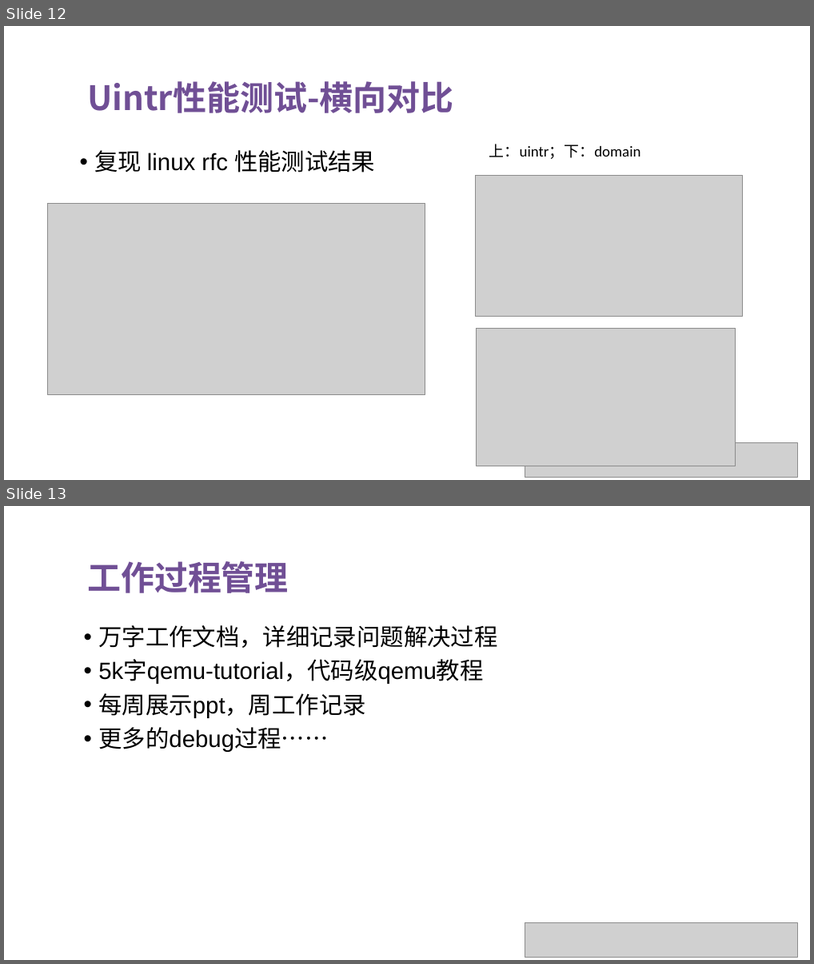
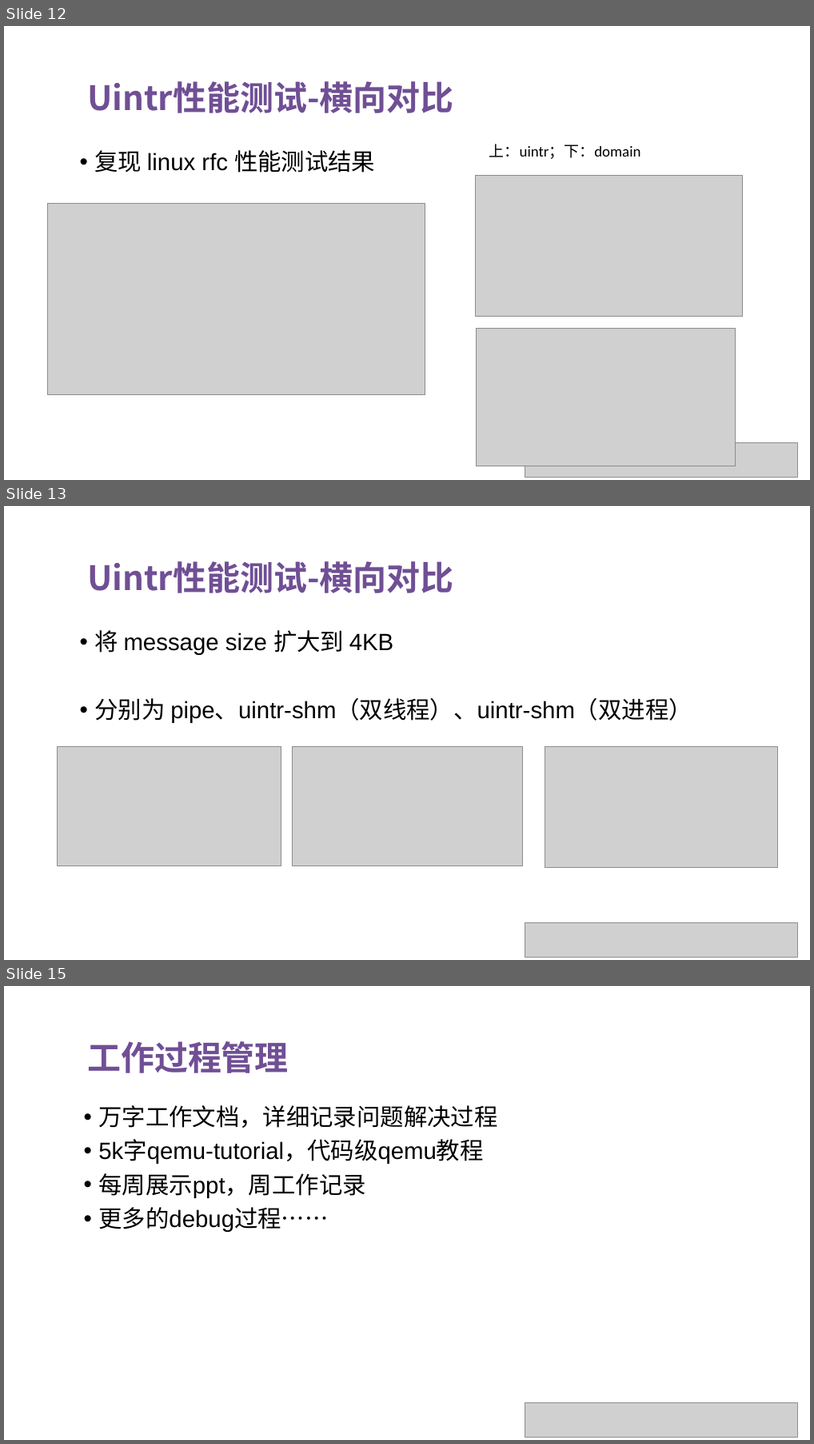
Before and after one commit to OS-F-4/usr-intr, a slide deck: ppt/2022-6-11.pptx. Shown one above the other, each under a label of ours: slides 12 and 13 before the commit, slides 12, 13 and 15 after it; the slides between them are not shown. The pictures are 814x964 and 814x1444 pixels, drawn with LibreOffice and Linux fonts; fonts in the diff are those of the drawing; grey boxes stand for pictures. Boxes give left, top, right and bottom in pixels: in the first picture for what was removed or moved away, otherwise in the second. Text is boxed around its words. In the diff, an @@ line names an element or a change of style, - is before the commit and + after.

```diff
--- a/ppt/2022-6-11.pptx
+++ b/ppt/2022-6-11.pptx
@@ slide 13 added at <box>4,506,810,960</box>, background #FFFFFF @@
@@ text added at <box>87,561,454,593</box>, 40 pt, text #704F95, bold @@
+Uintr性能测试-横向对比
@@ text added at <box>95,630,693,723</box>, 28 pt, text #000000 @@
+• 将 message size 扩大到 4KB
+• 分别为 pipe、uintr-shm（双线程）、uintr-shm（双进程）
@@ picture added at <box>58,747,281,866</box> @@
@@ picture added at <box>293,747,522,866</box> @@
@@ picture added at <box>546,747,778,868</box> @@
@@ picture added at <box>526,923,798,956</box> @@
@@ what was slide 13 is now slide 15 @@
```
Also in this commit, not shown: 1 other slide added.
